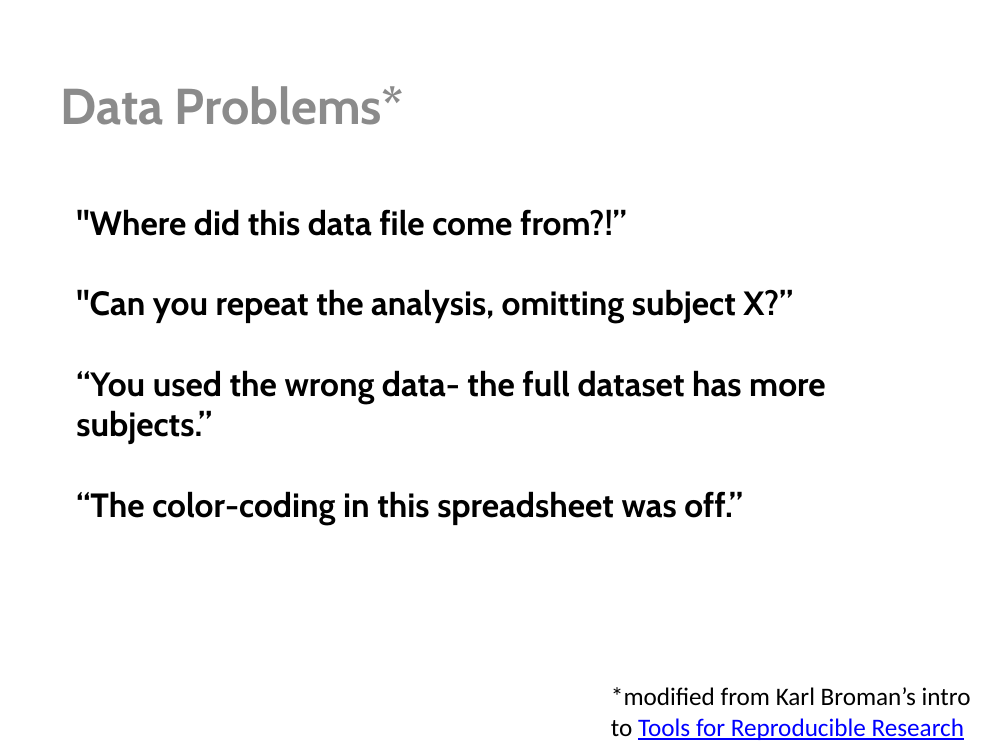
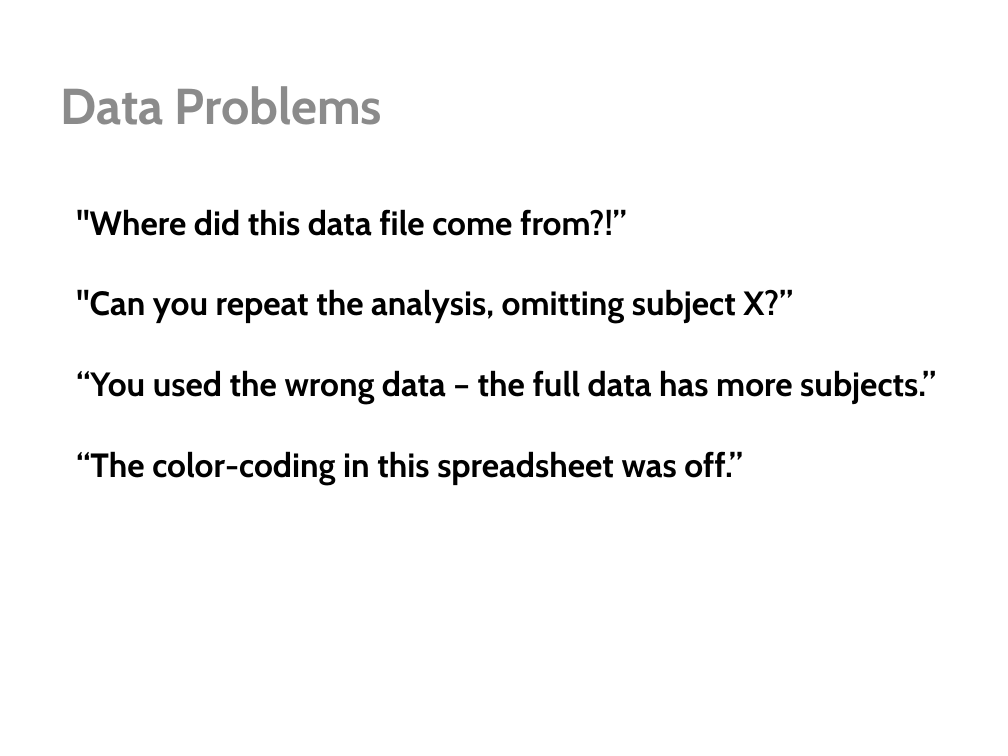
Before and after one commit to UW-Madison-ACI/2016-08-23-uwmadison, a slide deck: slide 2 of assets/DC_intro.pptx. Drawn at 1008x756 pixels with LibreOffice and Linux fonts; fonts in the diff are those of the drawing. Boxes give left, top, right and bottom in pixels: in the first picture for what was removed or moved away, otherwise in the second. Text is boxed around its words. In the diff, an @@ line names an element or a change of style, - is before the commit and + after.

Commit message:
Small edits to DC_intro.pptx + pdf version

```diff
--- a/assets/DC_intro.pptx
+++ b/assets/DC_intro.pptx
@@ text at bbox=[60, 86, 382, 125]: text changed @@
-Data Problems*
+Data Problems
@@ title at bbox=[76, 209, 936, 485]: text changed @@
-"Where did this data file come from?!”
-"Can you repeat the analysis, omitting subject X?”
-“You used the wrong data- the full dataset has more subjects.”
-“The color-coding in this spreadsheet was off.”
+"Where did this data file come from?!”
+"Can you repeat the analysis, omitting subject X?”
+“You used the wrong data – the full data has more subjects.”
+“The color-coding in this spreadsheet was off.”
@@ text removed at bbox=[611, 687, 971, 740] @@
-*modified from Karl Broman’s intro to Tools for Reproducible Research
```
Also in this commit, not shown: 3 other slides changed, 1 other file.
